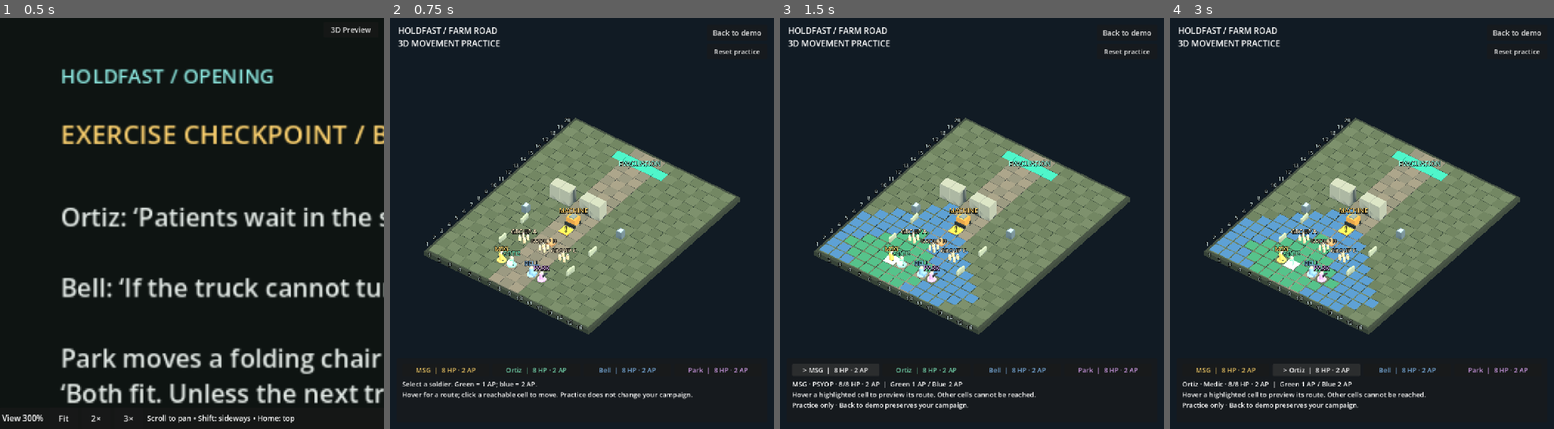
Above: before the commit, frames 1-4 (left to right).
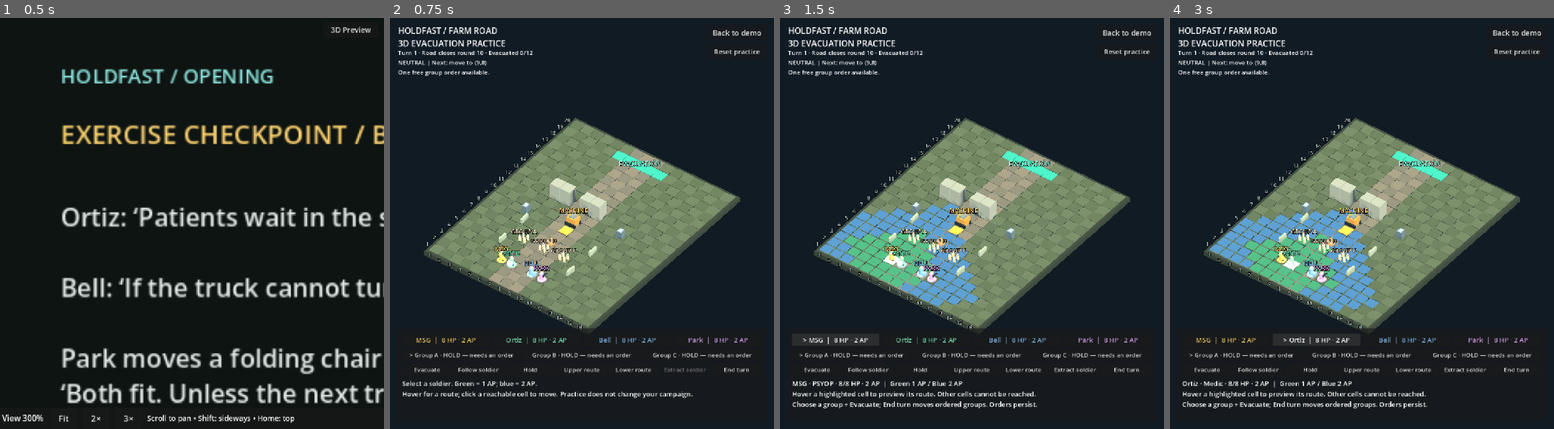
Above: after the commit, the same moments.

Repository: sgoold-shannon/HOLDFAST
Game: Godot game, scene res://farm_final.tscn
Same seed, same stepped clock (60 frames per second), same inputs: the game is played once before the commit and once after it.
Inputs:
- Up to frame 1 (0.5 s): no input
- Up to frame 2 (0.75 s): click "3D Preview" at 0.5 s
- Up to frame 3 (1.5 s): click "MSG | 8 HP · 2 AP" at 1.25 s
- Up to frame 4 (3 s): click "> MSG | 8 HP · 2 AP" at 2 s; click "Ortiz | 8 HP · 2 AP" at 2.75 s

Frame 1 is identical in both runs. In frame 2, 2.8% of the frame differs, in the area x 2-95%, y 5-93%; in frame 3, 3.9%; in frame 4, 3.9%, in the area x 2-95%, y 5-96%.

Commit message:
Connect 3D civilian orders, turn resolution and extraction

Diff:
--- a/holdfast/presentation3d/map_preview.gd
+++ b/holdfast/presentation3d/map_preview.gd
@@ -6,6 +6,16 @@
 var squad_buttons: Array[Button] = []
 var range_nodes: Array[Node3D] = []
 var path_nodes: Array[Node3D] = []
+var civilian_models: Array[Node3D] = []
+var machine_model: Node3D
+var skid_model: Node3D
+var shot_warning: Node3D
+var group_buttons: Array[Button] = []
+var order_buttons: Array[Button] = []
+var turn_button: Button
+var extract_button: Button
+var encounter_info: Label
+var group_selected := 0
 var hovered := Vector2i(-1,-1)
 var display: Dictionary
 const Mission = preload("res://missions/farm_road.tres")
@@ -149,18 +159,23 @@
 		actor.rotation.y = -PI/2.0
 		squad_models.append(actor)
 	for i in range(3):
+		var previous_children := get_children()
 		var at := world(Mission.civilian_spawns[i])
 		for offset in [Vector3(-0.23,0,-0.23),Vector3(0.23,0,-0.23),Vector3(-0.23,0,0.23),Vector3(0.23,0,0.23)]: person(at+offset,Color("c7b99a"),0.65)
 		label3d("GROUP "+["A","B","C"][i],at+Vector3(0,1.0,0),Color("eedcba"),26)
+		civilian_models.append(group_pieces(previous_children,at))
+	var machine_children := get_children()
 	var machine_at := world(Mission.machine_spawn)
 	box(machine_at+Vector3(0,0.5,0),Vector3(0.72,0.65,0.82),Color("b18442"))
 	for x in [-0.39,0.39]: box(machine_at+Vector3(x,0.20,0),Vector3(0.17,0.30,0.95),Color("202a30"))
 	box(machine_at+Vector3(0,0.82,0),Vector3(0.47,0.22,0.45),Color("677a81"))
 	box(machine_at+Vector3(-0.26,0.8,0),Vector3(0.05,0.10,0.2),Color("ffcf66"),true)
 	label3d("MACHINE",machine_at+Vector3(0,1.45,0),Color("ffcf66"),28)
-	box(world(Mission.skid_cell,0.14),Vector3(0.65,0.25,0.65),Color("ad8760"))
+	machine_model = group_pieces(machine_children,machine_at)
+	skid_model = box(world(Mission.skid_cell,0.14),Vector3(0.65,0.25,0.65),Color("ad8760"))
 	warning = box(world(Mission.machine_patrol[1],0.04),Vector3(0.92,0.04,0.92),Color("d58d38"),true)
-	label3d("!",world(Mission.machine_patrol[1],0.18),Color("ffe1a1"),32)
+	shot_warning = box(Vector3.ZERO,Vector3(0.90,0.06,0.90),Color("e34444"),true)
+	shot_warning.visible = false
 	label3d("EVACUATION",world(Mission.civilian_exit,0.25),Color("9df9df"),30)
 	selection = box(Vector3.ZERO,Vector3(1.01,0.035,1.01),Color("a4f3df"),true)
 	selection.visible = false
@@ -187,14 +202,14 @@
 	layer.add_child(back)
 	var title := Label.new()
 	title.position = Vector2(24,20)
-	title.text = "HOLDFAST / FARM ROAD\n3D MOVEMENT PRACTICE"
+	title.text = "HOLDFAST / FARM ROAD\n3D EVACUATION PRACTICE"
 	title.add_theme_font_size_override("font_size",25)
 	layer.add_child(title)
 	var panel := PanelContainer.new()
 	panel.set_anchors_and_offsets_preset(Control.PRESET_BOTTOM_WIDE)
 	panel.offset_left = 20
 	panel.offset_right = -20
-	panel.offset_top = -210
+	panel.offset_top = -300
 	panel.offset_bottom = -20
 	layer.add_child(panel)
 	var margin := MarginContainer.new()
@@ -226,6 +241,33 @@
 	reset.focus_mode = Control.FOCUS_NONE
 	reset.pressed.connect(reset_practice)
 	layer.add_child(reset)
+	var groups := HBoxContainer.new()
+	stack.add_child(groups)
+	for i in range(3):
+		var button := Button.new()
+		button.size_flags_horizontal = Control.SIZE_EXPAND_FILL
+		button.add_theme_font_size_override("font_size",18)
+		button.focus_mode = Control.FOCUS_NONE
+		button.pressed.connect(select_group.bind(i))
+		groups.add_child(button)
+		group_buttons.append(button)
+	var actions := HBoxContainer.new()
+	stack.add_child(actions)
+	for entry in [["Evacuate","exit"],["Follow soldier","follow"],["Hold","hold"],["Upper route","north"],["Lower route","south"],["Extract soldier","extract"],["End turn","turn"]]:
+		var button := Button.new()
+		button.text = entry[0]
+		button.size_flags_horizontal = Control.SIZE_EXPAND_FILL
+		button.add_theme_font_size_override("font_size",18)
+		button.focus_mode = Control.FOCUS_NONE
+		button.pressed.connect(run_command.bind(entry[1]))
+		actions.add_child(button)
+		if entry[1]=="turn": turn_button = button
+		elif entry[1]=="extract": extract_button = button
+		else: order_buttons.append(button)
+	encounter_info = Label.new()
+	encounter_info.position = Vector2(24,90)
+	encounter_info.add_theme_font_size_override("font_size",18)
+	layer.add_child(encounter_info)
 	detail = Label.new()
 	detail.autowrap_mode = TextServer.AUTOWRAP_WORD_SMART
 	detail.add_theme_font_size_override("font_size",20)
@@ -241,11 +283,10 @@
 	if cell in Mission.walls: description = "Wall · blocks movement and sight"
 	elif cell in Mission.fixtures: description = "Breaker" if cell==Mission.breaker_cell else "Protocol console"
 	elif session.actor_at(cell)>=0: description = NAMES[session.actor_at(cell)]
-	elif cell in Mission.civilian_spawns: description = "Civilian group "+["A","B","C"][Mission.civilian_spawns.find(cell)]+" · 4 people"
-	elif cell==Mission.machine_spawn: description = "Neutral machine · firing makes it hostile"
-	elif cell==Mission.machine_patrol[1]: description = "Next machine step · impact danger: 4 damage if occupied"
+	elif cell==display["machine"]["enemies"][0]["cell"]: description = display["intent"]
+	elif cell==display["machine"]["next"]: description = "Next machine step · impact danger: 4 damage if occupied"
 	elif cell==Mission.civilian_exit: description = "Civilian exit · ordered groups evacuate automatically"
-	elif cell in Mission.squad_exits: description = "Squad extraction · 1 AP in the playable demo"
+	elif cell in Mission.squad_exits: description = "Squad extraction · select a soldier here, then Extract soldier (1 AP)"
 	elif Mission.cover_edges.has(cell): description = "Low cover · "+Mission.cover_edges[cell]+" edge"
 	detail.text = "CELL (%d, %d)  /  %s\nSelect a soldier to move · Scroll to zoom · Home to fit · Practice does not change your campaign" % [cell.x,cell.y,description]
 
@@ -299,9 +340,11 @@
 	for i in range(4):
 		var soldier: Dictionary = display["soldiers"][i]
 		squad_models[i].position = world(soldier["cell"])
+		squad_models[i].visible = not soldier["extracted"] and soldier.get("condition", "active") != "dead"
 		squad_buttons[i].text = "%s%s  |  %d HP · %d AP" % ["> " if i==display["active"] else "",soldier["name"],soldier["hp"],soldier["ap"]]
 	selection.visible = display["active"]>=0
 	if selection.visible: selection.position = world(display["soldiers"][display["active"]]["cell"],0.07)
+	refresh_encounter()
 	preview_route(hovered,true)
 
 func preview_route(cell: Vector2i, force: bool = false) -> void:
@@ -317,10 +360,14 @@
 		detail.text = "Select a soldier. Green = 1 AP; blue = 2 AP.\nHover for a route; click a reachable cell to move. Practice does not change your campaign."
 	else:
 		var soldier: Dictionary = display["soldiers"][active]
-		var route := "Move to (%d, %d): %d AP · %d squares" % [cell.x,cell.y,display["cost"],display["path"].size()-1] if display["cost"]>0 else ("No AP left. Select another soldier or Reset practice." if soldier["ap"]==0 else "Hover a hig …(68 unchanged characters)…
-		detail.text = "%s · %d/8 HP · %d AP  |  Green 1 AP / Blue 2 AP\n%s\nPractice only · Back to demo preserves your campaign." % [NAMES[active],soldier["hp"],soldier["ap"],route]
+		var route := "Move to (%d, %d): %d AP · %d squares" % [cell.x,cell.y,display["cost"],display["path"].size()-1] if display["cost"]>0 else ("No AP left. End turn to refresh AP." if soldier["ap"]==0 else "Hover a hig …(68 unchanged characters)…
+		detail.text = "%s · %d/8 HP · %d AP  |  Green 1 AP / Blue 2 AP\n%s\nChoose a group + Evacuate; End turn moves ordered groups. Orders persist." % [NAMES[active],soldier["hp"],soldier["ap"],route]
 
 func activate_cell(cell: Vector2i) -> void:
+	for i in range(display["cohorts"].size()):
+		if display["cohorts"][i]["status"]=="active" and display["cohorts"][i]["cell"]==cell:
+			select_group(i)
+			return
 	var index: int = session.actor_at(cell)
 	if index>=0:
 		select_actor(index)
@@ -342,8 +389,55 @@
 	var closest := 20.0
 	var result := Vector2i(-1,-1)
 	for soldier in session.view()["soldiers"]:
+		if soldier["extracted"] or soldier.get("condition", "active")=="dead": continue
 		var distance := camera.unproject_position(world(soldier["cell"],0.5)).distance_to(screen)
 		if distance<closest:
 			closest = distance
 			result = soldier["cell"]
 	return cell_at(screen) if result==Vector2i(-1,-1) else result
+
+func group_pieces(previous: Array, at: Vector3) -> Node3D:
+	var pieces := get_children().filter(func(child): return not previous.has(child))
+	var actor := Node3D.new()
+	add_child(actor)
+	actor.position = at
+	for piece in pieces:
+		piece.position -= at
+		piece.reparent(actor,false)
+	return actor
+
+func select_group(index: int) -> void:
+	group_selected = index
+	refresh_encounter()
+	var group: Dictionary = display["cohorts"][index]
+	detail.text = "Group %s · %s\nEvacuate chooses an available exit route. Follow uses your selected soldier; Hold stops the group.\nOne free group order per turn. Orders persist; groups move when you End turn." % [group["id"],group["status"]]
+
+func run_command(action: String) -> void:
+	session.command(action,group_selected)
+	# Completion can be deferred by the production rules.
+	await get_tree().process_frame
+	if not is_inside_tree(): return
+	hovered = Vector2i(-1,-1)
+	refresh_movement()
+	detail.text = display["status"]+"\nOne group order per turn · End turn moves groups and the machine · Back preserves your campaign."
+
+func refresh_encounter() -> void:
+	display = session.view(hovered)
+	for i in range(civilian_models.size()):
+		var cohort: Dictionary = display["cohorts"][i]
+		civilian_models[i].position = world(cohort["cell"])
+		civilian_models[i].visible = cohort["status"]=="active"
+		group_buttons[i].text = "%sGroup %s · %s" % ["> " if i==group_selected else "",cohort["id"],cohort["status"] if cohort["status"]!="active" else session.encounter.cohort_order_label(cohort)]
+	var machine: Dictionary = display["machine"]
+	machine_model.position = world(machine["enemies"][0]["cell"])
+	machine_model.visible = machine["present"]
+	skid_model.visible = machine["skid_visible"]
+	warning.visible = machine["present"] and machine["next"]!=Vector2i(-1,-1)
+	warning.position = world(machine["next"],0.04)
+	shot_warning.visible = machine["present"] and machine["machine"]["pending_shot"]!=Vector2i(-1,-1)
+	shot_warning.position = world(machine["machine"]["pending_shot"],0.08)
+	for button in order_buttons:
+		button.disabled = display["ended"] or display["order_used"] or display["cohorts"][group_selected]["status"]!="active"
+	turn_button.disabled = display["ended"]
+	extract_button.disabled = display["ended"] or display["active"]<0
+	encounter_info.text = "Turn %d · Road closes round %d · Evacuated %d/12\n%s\n%s" % [display["phase"],display["deadline"],display["evacuated"],display["intent"],display["reason"] if display["ended"] else ("Group order used — End turn to give another." if display["order_used"] else "One free group order available.")]
--- a/holdfast/presentation3d/movement_session.gd
+++ b/holdfast/presentation3d/movement_session.gd
@@ -1,6 +1,6 @@
 extends RefCounted
 ## Isolated practice encounter. Commands delegate to production rules; no save/load calls.
-const Encounter = preload("res://encounter_controller.gd")
+const Encounter = preload("res://presentation3d/practice_encounter.gd")
 var encounter: Node2D
 var initial: Dictionary
 
@@ -20,6 +20,14 @@
 func move(cell: Vector2i) -> bool:
 	return encounter.try_move(cell)
 
+func command(action: String, group: int = 0) -> void:
+	if encounter.ended: return
+	match action:
+		"turn": encounter.next_phase()
+		"extract": encounter.try_extract()
+		"exit": encounter.order_exit(group)
+		"hold", "follow", "north", "south": encounter.order_cohort(group,action)
+
 func reset() -> void:
 	encounter.apply_loaded_encounter(initial.duplicate(true))
 
@@ -34,4 +42,8 @@
 			reachable[cell] = cost
 	return {"soldiers":encounter.soldiers.duplicate(true),"active":encounter.active_soldier,
 		"reachable":reachable,"path":encounter.path_to(hover).duplicate(),
-		"cost":reachable.get(hover,0),"status":encounter.status_text}
+		"cost":reachable.get(hover,0),"status":encounter.status_text,
+		"cohorts":encounter.cohorts.duplicate(true),"machine":encounter.machine_view_snapshot(),
+		"intent":encounter.enemy_intent(),"phase":encounter.phase,"ended":encounter.ended,
+		"reason":encounter.end_reason,"order_used":encounter.order_used,
+		"deadline":encounter.deadline(),"evacuated":encounter.evacuated_people()}
--- /dev/null
+++ b/holdfast/presentation3d/practice_encounter.gd
@@ -0,0 +1,12 @@
+extends "res://encounter_controller.gd"
+## Practice keeps all production resolution rules, but never persists results.
+func save_encounter(_path: String = RETURN_SLOT) -> bool:
+	return false
+func load_encounter(_path: String = RETURN_SLOT) -> bool:
+	return false
+func save_mission_result() -> void:
+	pass
+func save_story_report() -> void:
+	pass
+func persist_campaign_result() -> void:
+	pass
--- /dev/null
+++ b/holdfast/tests/test_evacuation_3d.gd
@@ -0,0 +1,50 @@
+extends "res://tests/test_support.gd"
+func run() -> void:
+	var preview = load("res://map_preview_3d.tscn").instantiate()
+	root.add_child(preview)
+	await process_frame
+	for field in ["report_path","completion_path","campaign_path"]:
+		preview.session.encounter.set(field,test_path(field))
+	var reference = new_board("evacuation-reference")
+	reference.finish_opening()
+	preview.select_actor(0)
+	reference.select_soldier(0)
+	for round_index in range(10):
+		if reference.ended: break
+		var group := round_index % 3
+		preview.session.command("exit",group)
+		reference.order_exit(group)
+		expect(preview.session.encounter.encounter_snapshot()==reference.encounter_snapshot(),"Civilian orders match production")
+		preview.session.command("turn")
+		reference.next_phase()
+		await process_frame
+		preview.refresh_movement()
+		expect(preview.session.encounter.encounter_snapshot()==reference.encounter_snapshot(),"Turn resolution matches production through closure")
+		expect(preview.machine_model.visible==reference.machine_present(),"Machine visibility follows departure")
+		for i in range(3):
+			expect(preview.civilian_models[i].position==preview.world(reference.cohorts[i]["cell"]),"Civilian model follows resolved position")
+			expect(preview.civilian_models[i].visible==(reference.cohorts[i]["status"]=="active"),"Evacuated civilian figures disappear")
+	expect(preview.display["ended"] and preview.turn_button.disabled,"Closure disables End turn")
+	for field in ["report_path","completion_path","campaign_path"]:
+		expect(not FileAccess.file_exists(test_path(field)),"Closure never writes practice reports or campaign saves")
+	preview.reset_practice()
+	expect(not preview.display["ended"] and preview.display["phase"]==1,"Reset restores a fresh encounter after closure")
+	preview.select_actor(0)
+	preview.session.command("follow",0)
+	expect(preview.session.encounter.cohorts[0]["leader"]==0,"Follow binds the selected soldier")
+	preview.session.command("hold",0)
+	expect(preview.session.encounter.cohorts[0]["order"]=="follow","Second order in the same turn is rejected")
+	preview.session.command("turn")
+	preview.session.command("hold",0)
+	expect(preview.session.encounter.cohorts[0]["order"]=="hold","Hold is available next turn")
+	preview.session.encounter.soldiers[0]["cell"] = Vector2i(19,6)
+	preview.session.encounter.rebuild_movement()
+	preview.session.command("extract")
+	preview.refresh_movement()
+	expect(preview.session.encounter.soldiers[0]["extracted"] and not preview.squad_models[0].visible,"Extraction hides the resolved soldier")
+	expect(not preview.session.encounter.save_encounter(test_path("forbidden.json")),"Practice blocks explicit saves")
+	expect(not FileAccess.file_exists(test_path("forbidden.json")),"Practice creates no save file")
+	preview.free()
+	reference.free()
+	print("3D EVACUATION FAILURES: ",failures)
+	quit(1 if failures else 0)
--- a/holdfast/tests/test_preview_launch.gd
+++ b/holdfast/tests/test_preview_launch.gd
@@ -14,6 +14,9 @@
 	preview.select_actor(0)
 	preview.activate_cell(Vector2i(7,6))
 	expect(preview.session.encounter.soldiers[0]["cell"]==Vector2i(7,6),"Practice movement resolves before returning")
+	preview.session.command("exit",0)
+	await preview.run_command("turn")
+	expect(preview.session.encounter.phase==2,"Practice resolves a civilian and machine turn before returning")
 	preview.close_preview()
 	await process_frame
 	await process_frame
Not shown, added: holdfast/presentation3d/practice_encounter.gd.uid
Not shown, changed: docs/presentation-plan.md
